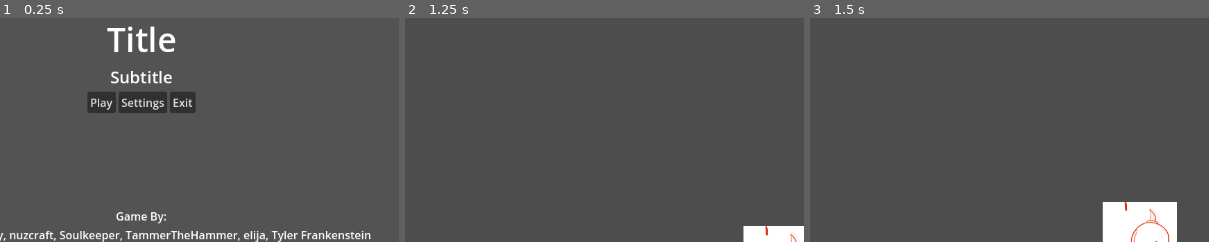
Above: before the commit, frames 1-3 (left to right).
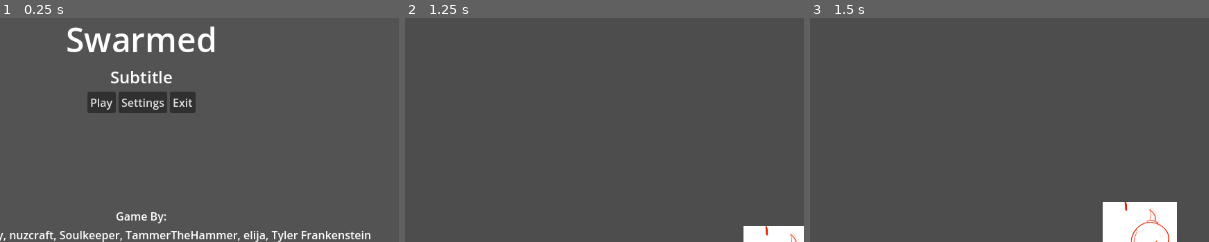
Above: after the commit, the same moments.

Repository: nuzcraft/gdfg-team-4
Game: Godot game, scene res://scenes/title.tscn
Same seed, same stepped clock (60 frames per second), same inputs: the game is played once before the commit and once after it.
Inputs (mouse positions are % of the whole screen's width and height, from its top left):
- Up to frame 1 (0.25 s): no input
- Up to frame 2 (1.25 s): click "Play" at 0.5 s
- Up to frame 3 (1.5 s): move the mouse to (72, 45) at 1.27 s; hold D (right) from 1.28 s (still down)
The pictures show only the part of the screen within x 32-82%, y 21-71%; the shares and areas given below are measured in that part.

The runs differ from the first frame. In frame 1, 2.1% of the frame differs, in the area x 16-54%, y 3-16%; in frame 2, nothing differs; in frame 3, nothing differs.

Commit message:
set title to Swarmed

Diff:
--- a/scenes/title.tscn
+++ b/scenes/title.tscn
@@ -43,7 +43,7 @@
 [node name="TitleLabel" type="Label" parent="VBoxContainer/CenterContainer/VBoxContainer"]
 layout_mode = 2
 theme_override_font_sizes/font_size = 48
-text = "Title"
+text = "Swarmed"
 horizontal_alignment = 1
 
 [node name="SubtitleLabel" type="Label" parent="VBoxContainer/CenterContainer/VBoxContainer"]
